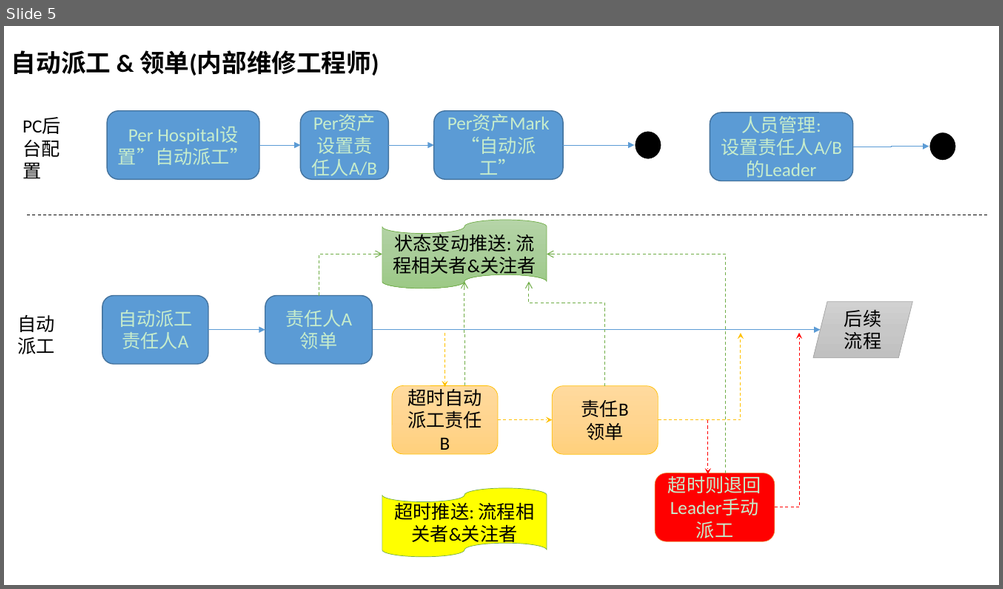
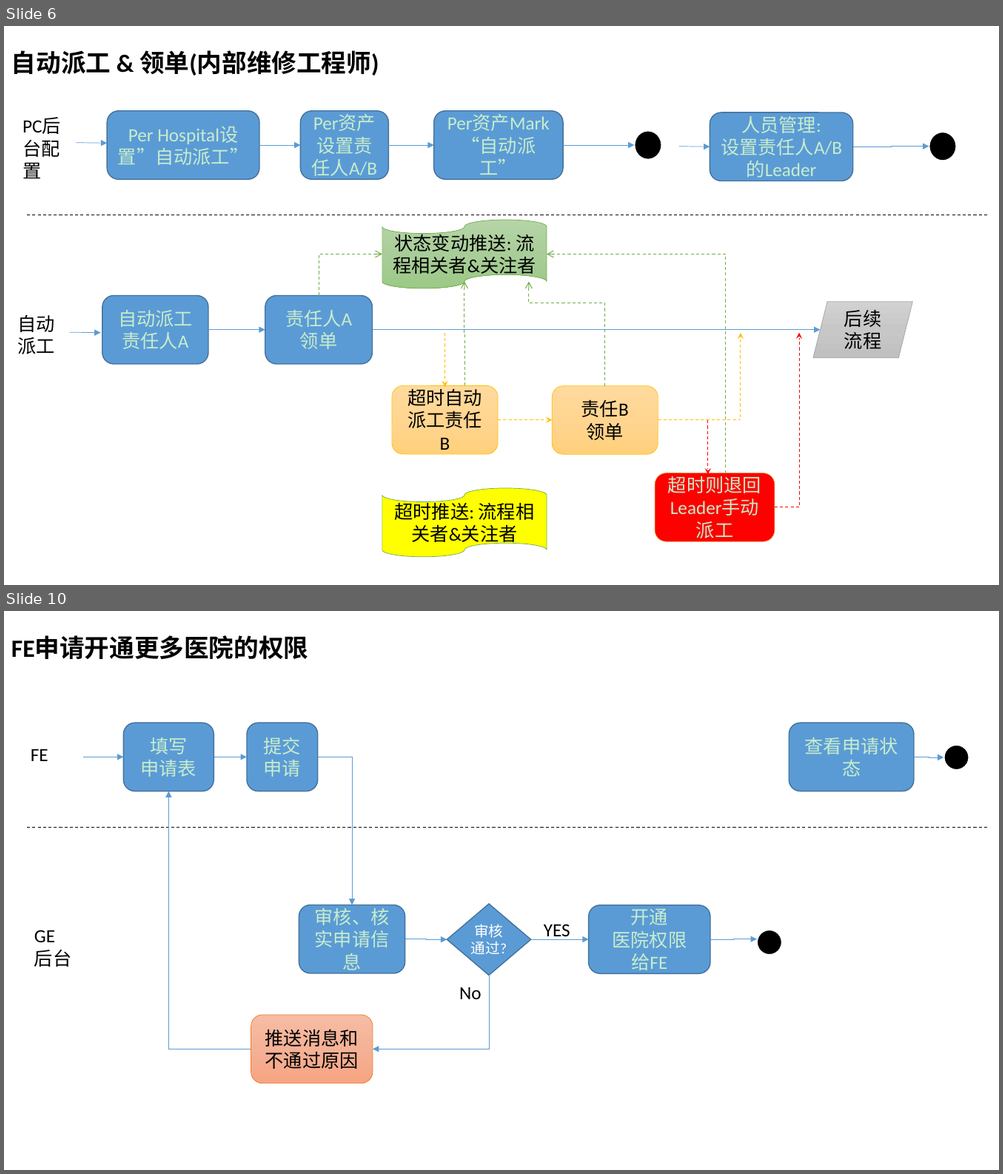
Before and after one commit to devhotmail/APMHome, a slide deck: Document/APM_bizflow.pptx. Shown one above the other, each under a label of ours: slide 5 before the commit, slides 6 and 10 after it; the slides between them are not shown. The pictures are 1003x589 and 1003x1174 pixels, drawn with LibreOffice and Linux fonts; fonts in the diff are those of the drawing. Boxes give left, top, right and bottom in pixels: in the first picture for what was removed or moved away, otherwise in the second. Text is boxed around its words. In the diff, an @@ line names an element or a change of style, - is before the commit and + after.

```diff
--- a/Document/APM_bizflow.pptx
+++ b/Document/APM_bizflow.pptx
@@ slide 10 added at (4, 611, 999, 1170), background #C7EDCC @@
@@ text added at (11, 637, 308, 659), 24 pt, text #000000, bold @@
+FE申请开通更多医院的权限
@@ rounded rectangle added at (123, 723, 213, 792), fill #5B9BD5, outline #43739E 1 pt, 18 pt, text #C7EDCC @@
+填写
+申请表
@@ rounded rectangle added at (247, 723, 317, 792), fill #5B9BD5, outline #43739E 1 pt, 18 pt, text #C7EDCC @@
+提交申请
@@ rounded rectangle added at (789, 723, 913, 792), fill #5B9BD5, outline #43739E 1 pt, 18 pt, text #C7EDCC @@
+查看申请状态
@@ text added at (31, 749, 48, 761), 18 pt, text #000000 @@
+FE
@@ arrow added from (83, 758) to (123, 758), #5B9BD5 0.5 pt @@
@@ arrow added from (213, 758) to (247, 758), #5B9BD5 0.5 pt @@
@@ elbow arrow added from (317, 758) to (352, 905), #5B9BD5 0.5 pt @@
@@ elbow arrow added from (913, 758) to (943, 758), #5B9BD5 0.5 pt @@
@@ ellipse added at (943, 744, 969, 770), fill #000000, outline #C7EDCC 1.5 pt @@
@@ elbow arrow added from (251, 1050) to (169, 792), #5B9BD5 0.5 pt @@
@@ line added from (27, 827) to (988, 827), #000000 0.75 pt dashed @@
@@ rounded rectangle added at (299, 905, 404, 974), fill #5B9BD5, outline #43739E 1 pt, 18 pt, text #C7EDCC @@
+审核、核实申请信息
@@ diamond added at (447, 904, 531, 976), fill #5B9BD5, outline #43739E 1 pt, 14 pt, text #C7EDCC @@
+审核通过?
@@ rounded rectangle added at (588, 906, 710, 974), fill #5B9BD5, outline #43739E 1 pt, 18 pt, text #C7EDCC @@
+开通
+医院权限
+给FE
@@ text added at (34, 930, 71, 967), 18 pt, text #000000 @@
+GE
+后台
@@ elbow arrow added from (404, 940) to (447, 940), #5B9BD5 0.5 pt @@
@@ elbow arrow added from (531, 940) to (588, 940), #5B9BD5 0.5 pt @@
@@ text added at (543, 924, 570, 940), 18 pt, text #000000 @@
+YES
@@ elbow arrow added from (711, 940) to (757, 940), #5B9BD5 0.5 pt @@
@@ ellipse added at (757, 931, 782, 956), fill #000000, outline #C7EDCC 1.5 pt @@
@@ elbow arrow added from (489, 976) to (373, 1050), #5B9BD5 0.5 pt @@
@@ text added at (459, 987, 481, 999), 18 pt, text #000000 @@
+No
@@ rounded rectangle added at (251, 1015, 373, 1084), fill gradient #F7BDA5 to #F5B196 to #F8A582, outline #ED7D31 0.5 pt, 18 pt, text #000000 @@
+推送消息和不通过原因
@@ what was slide 5 is now slide 6 @@
@@ slide 6 changed as well @@
@@ arrow added from (77, 142) to (107, 143), #5B9BD5 0.5 pt @@
@@ arrow added from (678, 146) to (710, 147), #5B9BD5 0.5 pt @@
@@ arrow added from (70, 332) to (101, 332), #5B9BD5 0.5 pt @@
```
Also in this commit, not shown: 4 other slides changed, 4 other slides added, 1 other file.
